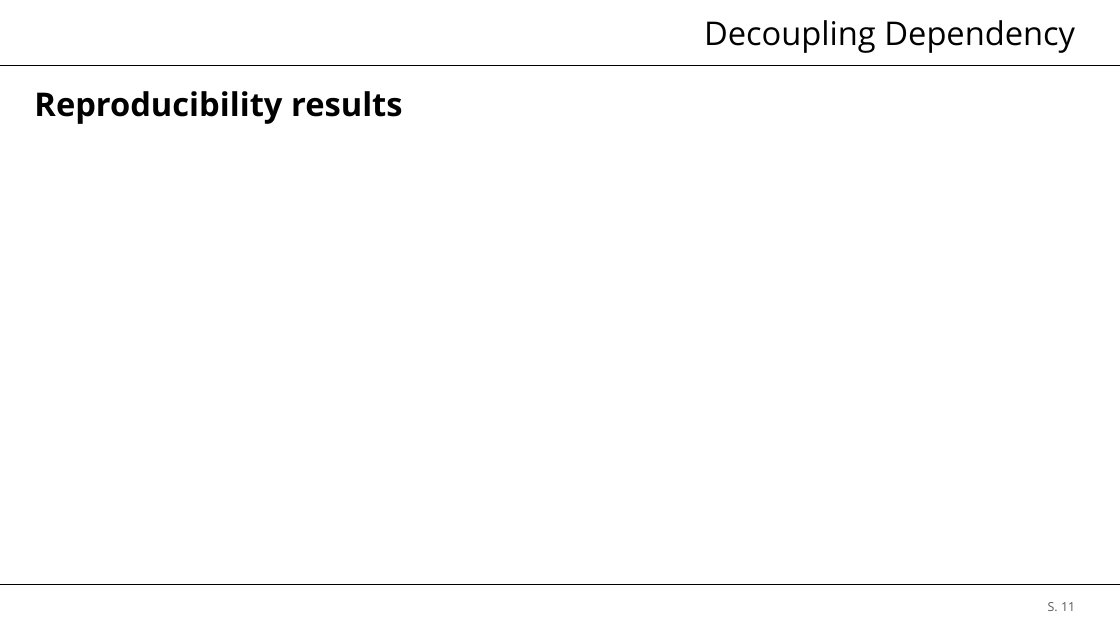
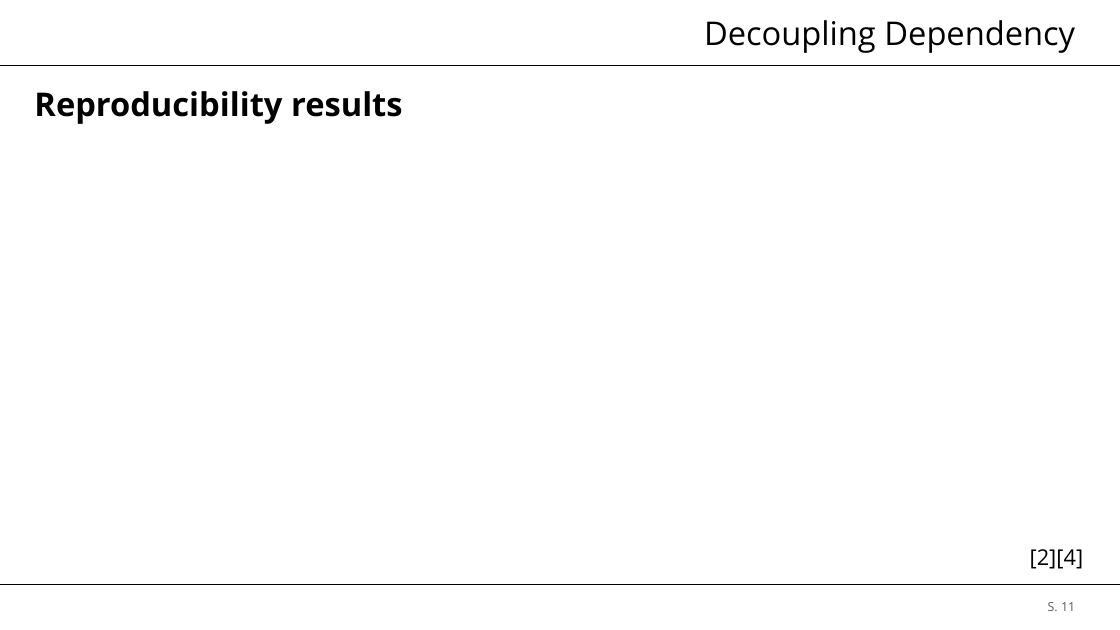
Before and after one commit to brt30696/REPRO_Rraesentation, a slide deck: slide 11 of Präsentation.pptx. Drawn at 1120x630 pixels with LibreOffice and Linux fonts; fonts in the diff are those of the drawing; background and template pictures are left out. Boxes give left, top, right and bottom in pixels: in the first picture for what was removed or moved away, otherwise in the second. Text is boxed around its words. In the diff, an @@ line names an element or a change of style, - is before the commit and + after.

```diff
--- a/Präsentation.pptx
+++ b/Präsentation.pptx
@@ text added at (1030, 549, 1084, 569), 14 pt, text #000000 @@
+[2][4]
```
Also in this commit, not shown: 5 other slides changed, 3 slides added, 2 slides removed.
